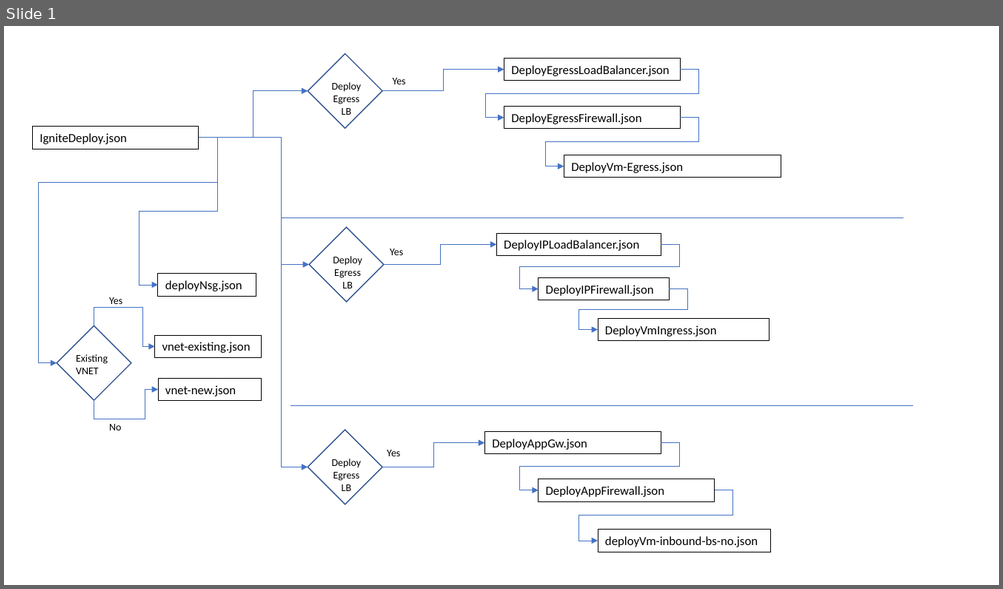
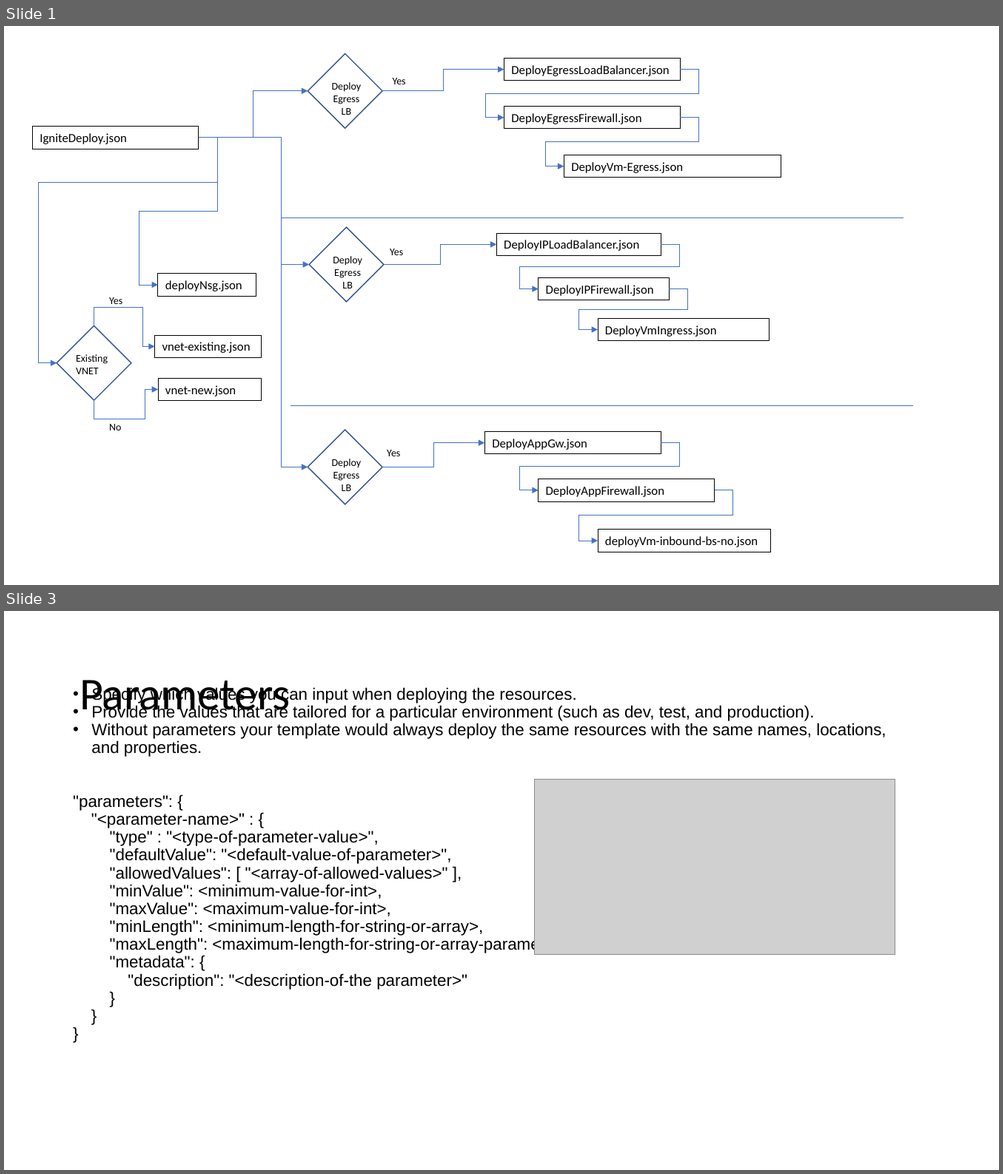
Before and after one commit to jharris10/azure-svcs-hub, a slide deck: template structure.pptx. Shown one above the other, each under a label of ours: slide 1 before the commit, slides 1 and 3 after it; the slides between them are not shown. The pictures are 1003x589 and 1003x1174 pixels, drawn with LibreOffice and Linux fonts; fonts in the diff are those of the drawing; grey boxes stand for pictures. Boxes give left, top, right and bottom in pixels: in the first picture for what was removed or moved away, otherwise in the second. Text is boxed around its words. In the diff, an @@ line names an element or a change of style, - is before the commit and + after.

```diff
--- a/template structure.pptx
+++ b/template structure.pptx
@@ slide 3 added at <box>4,611,999,1170</box>, background #FFFFFF @@
@@ text added at <box>73,686,885,990</box>, 16 pt, text #000000 @@
+• Specify which values you can input when deploying the resources.
+• Provide the values that are tailored for a particular environment (such as dev, test, and production).
+• Without parameters your template would always deploy the same resources with the same names, locations, and properties.
+"parameters": {
+"<parameter-name>" : {
+"type" : "<type-of-parameter-value>",
+"defaultValue": "<default-value-of-parameter>",
+"allowedValues": [ "<array-of-allowed-values>" ],
+"minValue": <minimum-value-for-int>,
+"maxValue": <maximum-value-for-int>,
+"minLength": <minimum-length-for-string-or-array>,
+"maxLength": <maximum-length-for-string-or-array-parameters>,
+"metadata": {
+"description": "<description-of-the parameter>"
+}
+}
+}
@@ title added at <box>79,680,290,718</box>, 44 pt, text #000000 @@
+Parameters
@@ picture added at <box>534,780,895,955</box> @@
```
Also in this commit, not shown: 10 other slides added.
